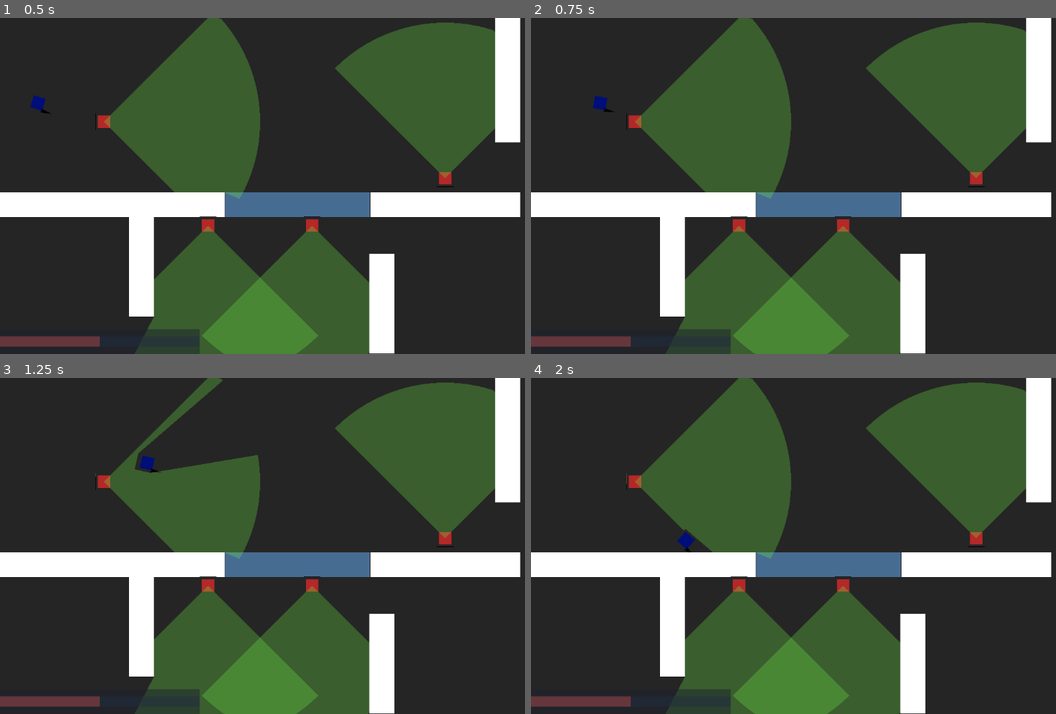
Above: before the commit, frames 1-4 (two rows, left to right).
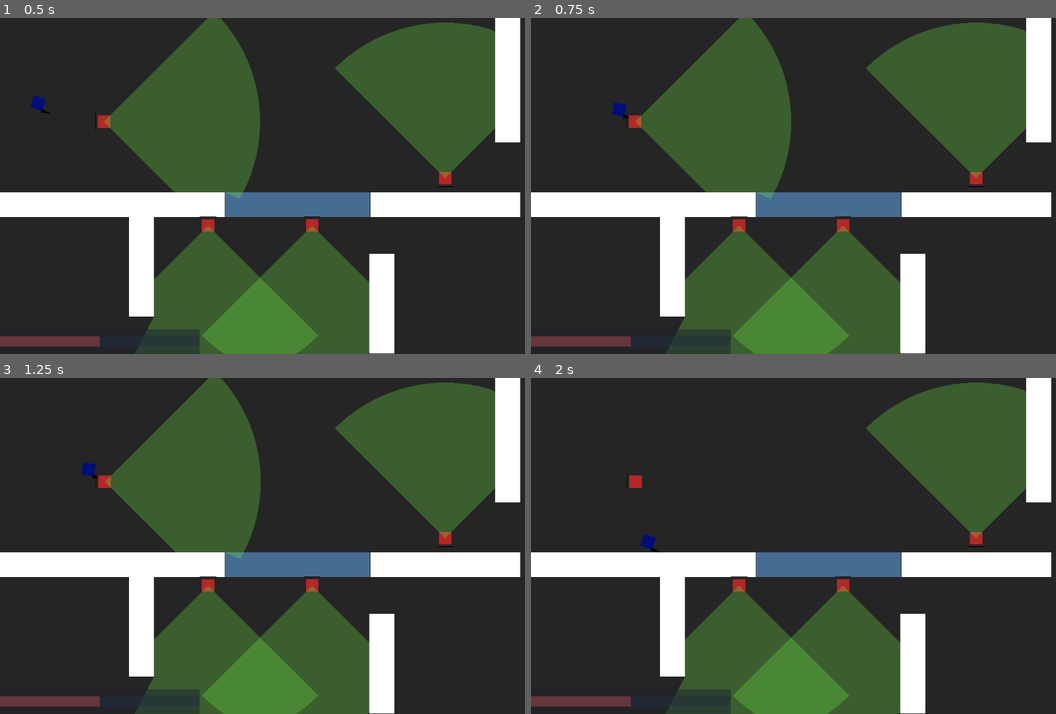
Above: after the commit, the same moments.

Repository: kAntonelli22/stealth
Game: Godot game, scene res://scenes/test_map.tscn
Same seed, same stepped clock (60 frames per second), same inputs: the game is played once before the commit and once after it. The project has no main scene, so this scene is started directly.
Inputs (mouse positions are in pixels of both pictures, inside the frame that each line leads up to):
- Up to frame 1 (0.5 s): no input
- Up to frame 2 (0.75 s): tap Enter at 0.5 s; move the mouse to (961, 169) at 0.52 s; hold D (move_right) from 0.53 s (still down); hold Right mouse button (dash) from 0.53 s (still down)
- Up to frame 3 (1.25 s): keep holding D (move_right); keep holding Right mouse button (dash)
- Up to frame 4 (2 s): move the mouse to (709, 562) at 1.27 s; release D (move_right) at 1.28 s; release Right mouse button (dash) at 1.28 s; hold S (move_down) from 1.28 s (still down); click (709, 562) at 1.35 s; right-click (709, 562) at 1.55 s

Frame 1 is identical in both runs. In frame 2, 0.3% of the frame differs, in the area x 11-50%, y 0-52%; in frame 3, 3.7%; in frame 4, 10%, in the area x 18-50%, y 0-54%.

Commit message:
added search shadow placeholder to guards and dashing to player

Diff:
--- a/scenes/enemy.tscn
+++ b/scenes/enemy.tscn
@@ -12,21 +12,21 @@
 [sub_resource type="StyleBoxLine" id="StyleBoxLine_wls33"]
 color = Color(0.517647, 0.254902, 0.0470588, 1)
 
-[node name="Enemy" type="CharacterBody2D"]
+[node name="Guard" type="CharacterBody2D"]
 collision_mask = 7
 motion_mode = 1
 script = ExtResource("1_vxck2")
 
-[node name="Sprite2D" type="Sprite2D" parent="."]
+[node name="Sprite" type="Sprite2D" parent="."]
 self_modulate = Color(1, 0.22, 0.22, 1)
 texture_filter = 1
 scale = Vector2(2, 2)
 texture = ExtResource("2_uqgh0")
 
-[node name="CollisionShape2D" type="CollisionShape2D" parent="."]
+[node name="Collider" type="CollisionShape2D" parent="."]
 shape = SubResource("RectangleShape2D_76hp6")
 
-[node name="VisionCone2D2" parent="." instance=ExtResource("2_2i4p2")]
+[node name="VisionCone" parent="." instance=ExtResource("2_2i4p2")]
 rotation = 3.14159
 angle_deg = 90
 max_distance = 300.0
@@ -41,7 +41,9 @@
 theme_override_styles/fill = SubResource("StyleBoxLine_wls33")
 show_percentage = false
 
-[connection signal="body_entered" from="VisionCone2D2/VisionConeArea" to="." method="_on_vision_cone_entered"]
-[connection signal="body_exited" from="VisionCone2D2/VisionConeArea" to="." method="_on_vision_cone_exited"]
+[node name="DetectionShadow" type="CollisionShape2D" parent="."]
 
-[editable path="VisionCone2D2"]
+[connection signal="body_entered" from="VisionCone/VisionConeArea" to="." method="_on_vision_cone_entered"]
+[connection signal="body_exited" from="VisionCone/VisionConeArea" to="." method="_on_vision_cone_exited"]
+
+[editable path="VisionCone"]
--- a/scenes/player.tscn
+++ b/scenes/player.tscn
@@ -12,13 +12,13 @@
 motion_mode = 1
 script = ExtResource("1_kndtj")
 
-[node name="Sprite2D" type="Sprite2D" parent="."]
+[node name="Sprite" type="Sprite2D" parent="."]
 self_modulate = Color(0, 0.0781668, 0.67, 1)
 texture_filter = 1
 scale = Vector2(2, 2)
 texture = ExtResource("2_j0h7m")
 
-[node name="CollisionShape2D" type="CollisionShape2D" parent="."]
+[node name="Collider" type="CollisionShape2D" parent="."]
 shape = SubResource("RectangleShape2D_xpr8t")
 
 [node name="Melee" parent="." instance=ExtResource("3_rytvs")]
--- a/scripts/enemy.gd
+++ b/scripts/enemy.gd
@@ -1,9 +1,10 @@
 extends CharacterBody2D
 
 # ---- # nodes # ---- #
-@onready var sprite := $Sprite2D
-@onready var vision_cone := $VisionCone2D2
-@onready var collider := $CollisionShape2D
+@onready var sprite := $Sprite
+@onready var vision_cone := $VisionCone
+@onready var collider := $Collider
+@onready var detection_shadow := $DetectionShadow
 @onready var detection_bar := $DetectionBar
 
 # ---- # physics variables # ---- #
--- a/scripts/player.gd
+++ b/scripts/player.gd
@@ -5,11 +5,17 @@
 
 # ---- # logic variables # ---- #
 var type : String = "Player"
+var dashing : bool = false
 
 # ---- # player stats # ---- #
-var health : int = 100     # 0 - 100
+var health : int = 100        # 0 - 100
+var stamina : int = 100       # 0 - 100
+var dash_distance : int = 75  # distance that is added to velocity when dashing
+var dash_cost : int = 10      # amount subtracted from stamina when dashing
 
 # ---- # nodes  # ---- #
+@onready var sprite : Node2D = $Sprite
+@onready var collider : Node2D = $Collider
 @onready var weapon : Node2D = $Melee
 
 func _physics_process(delta: float) -> void:
@@ -22,8 +28,15 @@
    if direction.y: velocity.y = direction.y * SPEED
    else: velocity.y = move_toward(velocity.y, 0, SPEED)
 
+   if dashing and stamina >= dash_cost:
+      position = position.move_toward(mouse_position, dash_distance)
+      stamina -= dash_cost
+      dashing = false
+      print("player: dashed, stamina at ", stamina)
+
    look_at(mouse_position)
    rotation += deg_to_rad(90)
+   if stamina < 100: stamina += 1 * delta    # regenerate stamina every physics frame
    move_and_slide()
 
 func _input(event: InputEvent) -> void:
@@ -33,3 +46,4 @@
       weapon.attack()
    if event.is_action_pressed("dash"):
       print("player: dashing")
+      dashing = true
--- a/scripts/test_map.gd
+++ b/scripts/test_map.gd
@@ -18,10 +18,9 @@
 # ---- # Issue List # -------------------------------------------------------- #
 
 # ---- # Todo List # --------------------------------------------------------- #
-# - add detection meters
 # - add attack cooldown
 # - add dash and stamina
-# - add player shadow for chasing unseen players
+# - add player shadow in guard scenes for chasing unseen players
 # - add guard paths
 # - add guard pathfinding
 # - add guard weapons (knife, batton, pistol, shotgun, smg, rifle)
